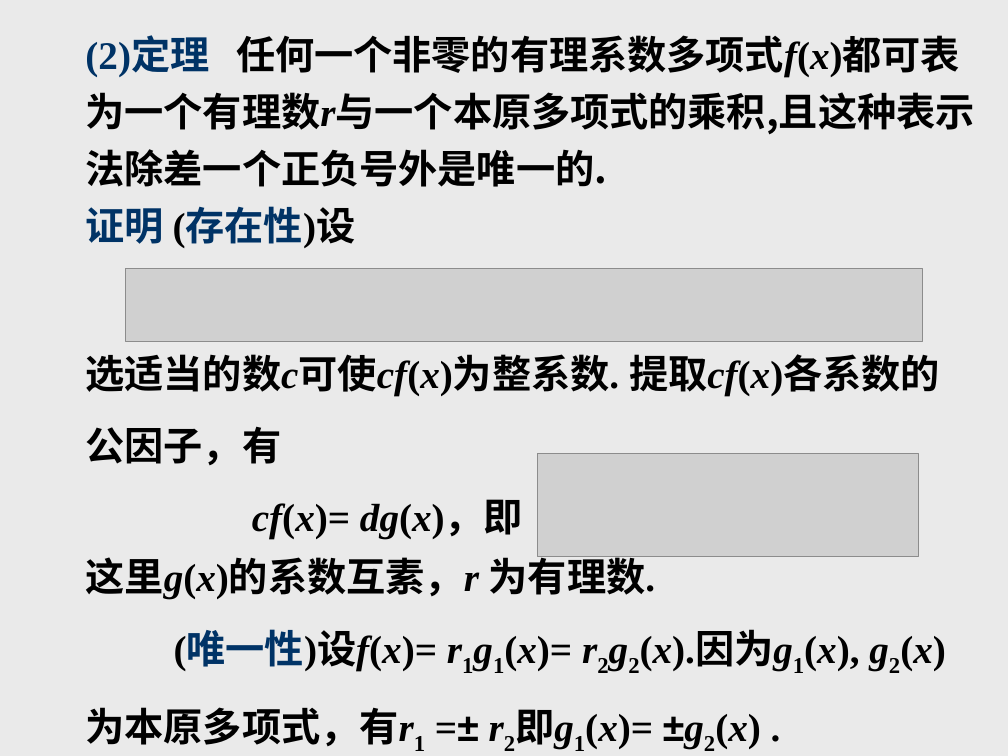
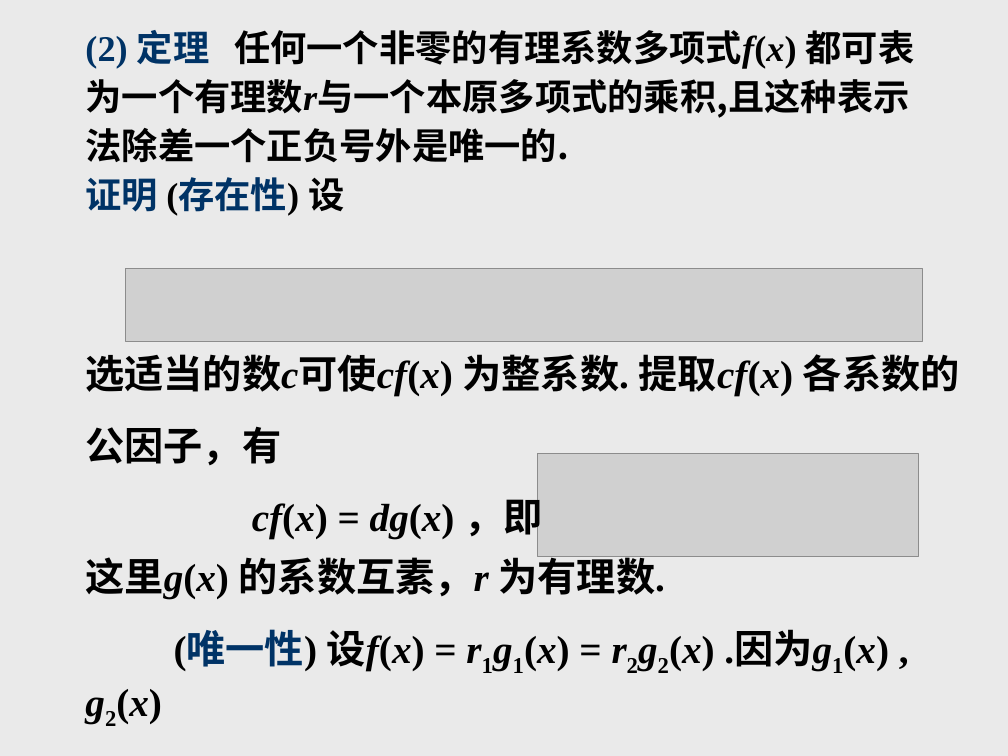
Before and after one commit to zhangbiaomath/zhangbiaomath.github.io, a slide deck: slide 94 of teaching/高等代数/课件/第1章-多项式.ppt. Drawn at 1008x756 pixels with LibreOffice and Linux fonts; fonts in the diff are those of the drawing; grey boxes stand for pictures. Boxes give left, top, right and bottom in pixels: in the first picture for what was removed or moved away, otherwise in the second. Text is boxed around its words. In the diff, an @@ line names an element or a change of style, - is before the commit and + after.

```diff
--- a/teaching/高等代数/课件/第1章-多项式.ppt
+++ b/teaching/高等代数/课件/第1章-多项式.ppt
@@ text at [85, 30, 915, 69]: text changed; size 28 to 25.9 pt @@
-(2)定理 任何一个非零的有理系数多项式f(x)都可表
+(2) 定理 任何一个非零的有理系数多项式f(x) 都可表
@@ text at [85, 79, 909, 163]: size 28 to 25.9 pt in "为一个有理数r与一个本原多项式的乘积,且这种表示", "法除差一个正负号外是唯一的."; line spacing 1 to 0.9 @@
@@ text at [85, 178, 344, 215]: text changed; size 28 to 25.9 pt @@
-证明 (存在性)设
+证明 (存在性) 设
@@ text at [85, 354, 960, 397]: spaces changed @@
-选适当的数c可使cf(x)为整系数. 提取cf(x)各系数的
+选适当的数c可使cf(x) 为整系数. 提取cf(x) 各系数的
@@ text at [252, 491, 542, 542]: spaces changed @@
-cf(x)= dg(x)，即
+cf(x) = dg(x) ，即
@@ text at [85, 551, 889, 724]: spaces changed @@
-这里g(x)的系数互素，r 为有理数.
-(唯一性)设f(x)= r1g1(x)= r2g2(x).因为g1(x), g2(x)
-为本原多项式，有r1 =± r2即g1(x)= ±g2(x) .
+这里g(x) 的系数互素，r 为有理数.
+(唯一性) 设f(x) = r1g1(x) = r2g2(x) .因为g1(x) , g2(x)
+为本原多项式，有r1 =± r2即g1(x) = ±g2(x) .
```
Also in this commit, not shown: 102 other slides changed.
